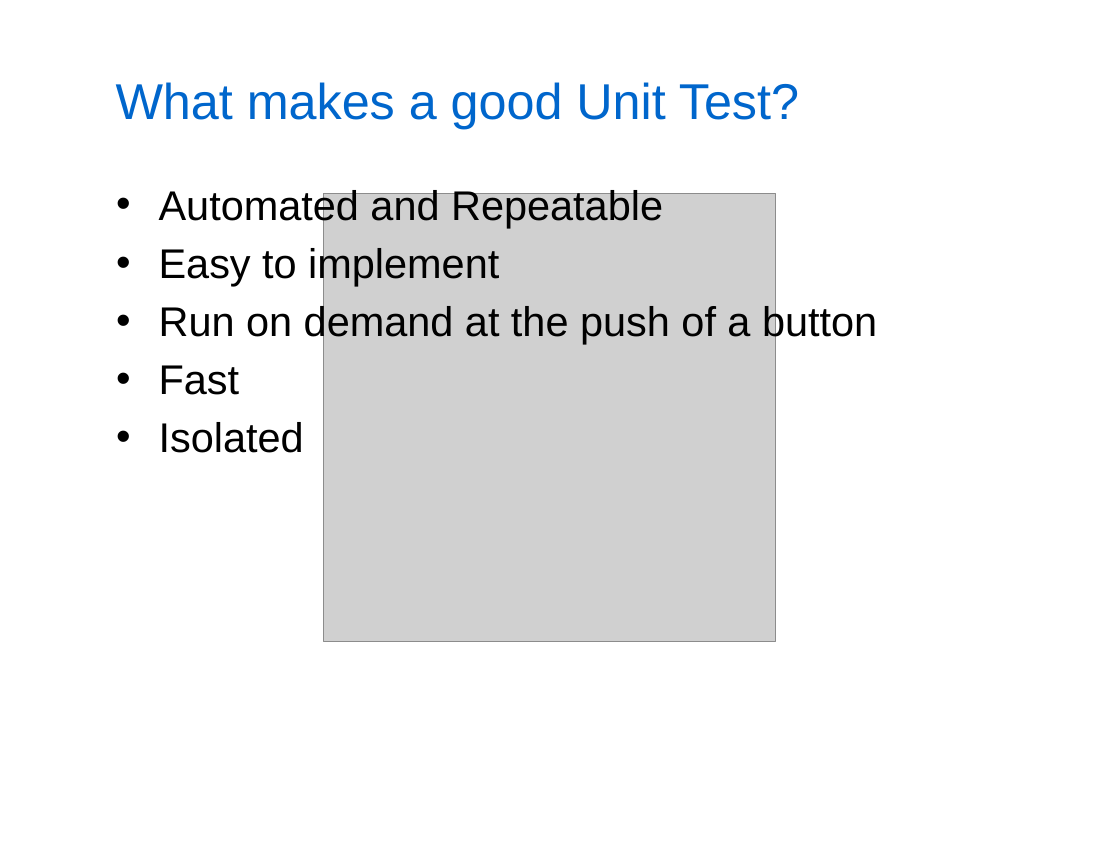
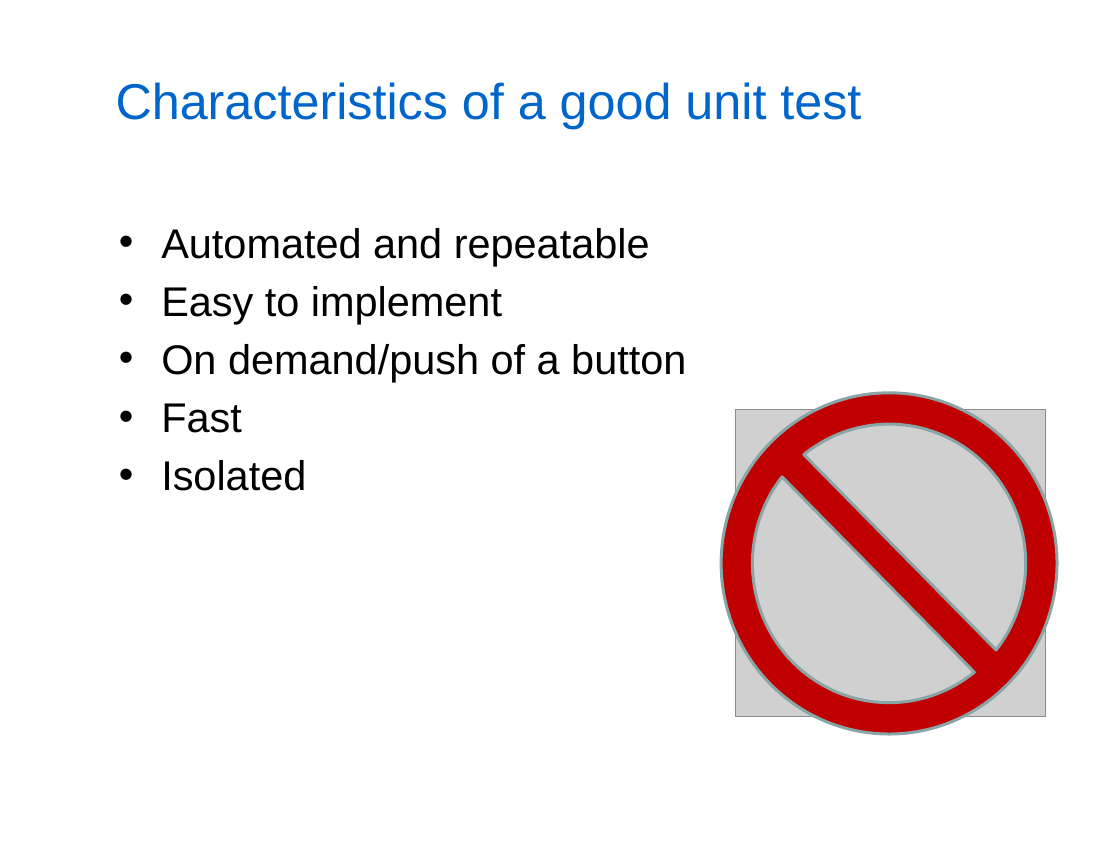
Before and after one commit to kburnell/TestDrivingASP.NETMVC, a slide deck: slide 13 of TestDrivingASP.NETMVC_Short.pptx (slide 14 before the commit). Drawn at 1120x853 pixels with LibreOffice and Linux fonts; fonts in the diff are those of the drawing; grey boxes stand for pictures; background and template pictures are left out. Boxes give left, top, right and bottom in pixels: in the first picture for what was removed or moved away, otherwise in the second. Text is boxed around its words. In the diff, an @@ line names an element or a change of style, - is before the commit and + after.

```diff
--- a/TestDrivingASP.NETMVC_Short.pptx
+++ b/TestDrivingASP.NETMVC_Short.pptx
@@ title at (x1=116, y1=82, x2=861, y2=129): text changed @@
-What makes a good Unit Test?
+Characteristics of a good unit test
@@ text "Automated and repeatable" moved from (x1=159, y1=187, x2=877, y2=453) to (x1=161, y1=228, x2=686, y2=491) @@
@@ text at (x1=161, y1=228, x2=650, y2=266): text changed @@
-• Automated and Repeatable
+• Automated and repeatable
@@ text at (x1=161, y1=344, x2=686, y2=382): text changed @@
-• Run on demand at the push of a button
+• On demand/push of a button
@@ no-entry sign added at (x1=721, y1=393, x2=1057, y2=734), fill #C00000, outline #8AA6A8 2 pt @@
@@ picture resized from (x1=323, y1=194, x2=775, y2=642) to (x1=735, y1=410, x2=1045, y2=717) @@
```
Also in this commit, not shown: 16 other slides changed, 4 slides added, 8 slides removed, 6 other files.
